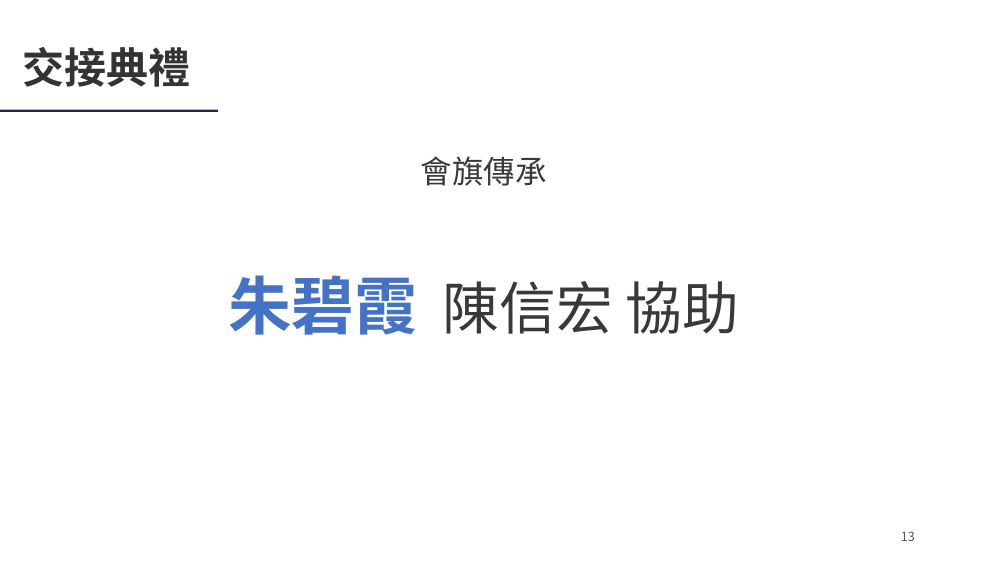
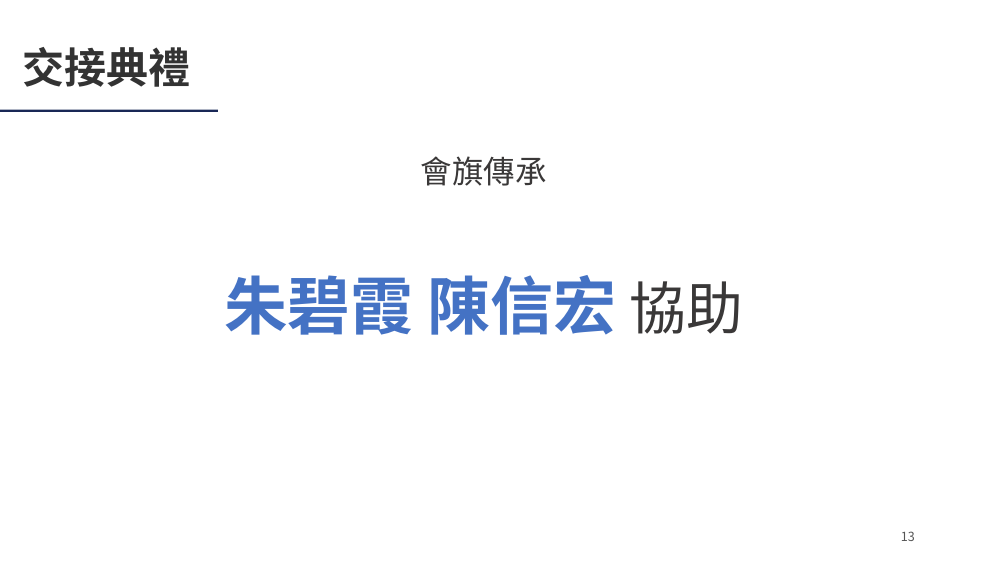
Before and after one commit to Ericliang680928/IAA, a slide deck: slide 13 of 20261204/agm/IAA會員大會簡報_20261204.pptx. Drawn at 1008x567 pixels with LibreOffice and Linux fonts; fonts in the diff are those of the drawing; background and template pictures are left out. Boxes give left, top, right and bottom in pixels: in the first picture for what was removed or moved away, otherwise in the second. Text is boxed around its words. In the diff, an @@ line names an element or a change of style, - is before the commit and + after.

```diff
--- a/20261204/agm/IAA會員大會簡報_20261204.pptx
+++ b/20261204/agm/IAA會員大會簡報_20261204.pptx
@@ text "朱碧霞 陳信宏 協助" at [225,275,743,335]: size 54 to 60 pt, text colour #3A3838 to #4472C4, bold on in "陳信宏" @@
```
Also in this commit, not shown: 16 other slides changed, 3 other files.
